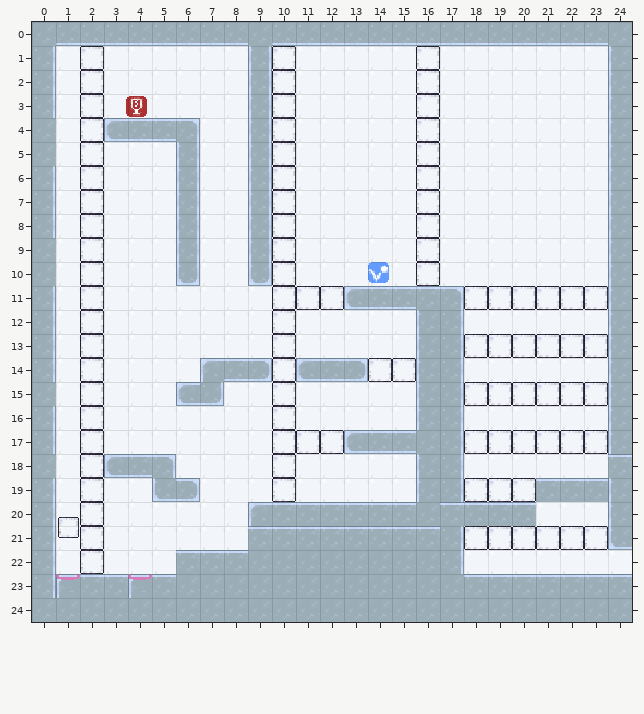
Tiled map -- assets/level7.tmx. Above is the file before it was changed.
Cells are 16x16 px. Shown: x 0..24, y 0..24.
New version:
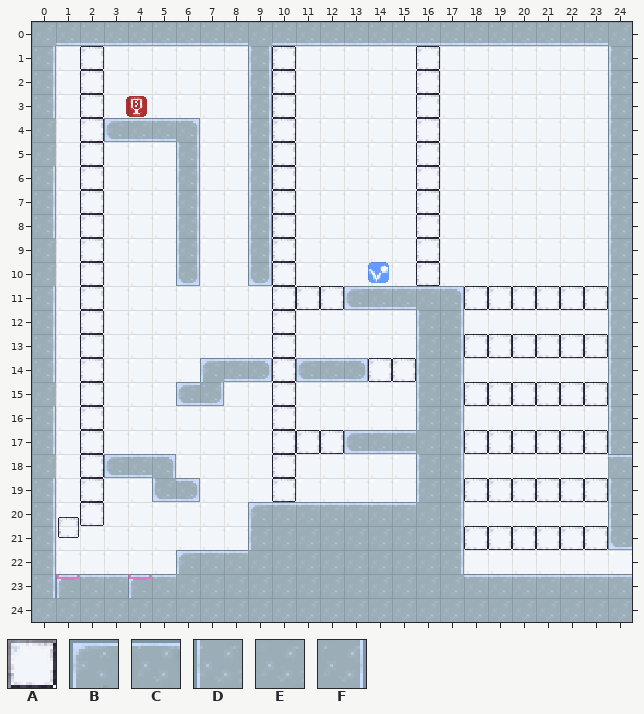
Key: from "tiles": A 0 "glass", B 1, C 2, D 7, E 8, F 9.
_ is an empty cell.
Tiles replaced or removed in this view: A, C.
See-through tiles are keyed as they look on the map.
From old to new:
Changed rows in their new state; . is an unchanged cell.
Layer "Tile Layer 2":
first column x 2:
19 ...................AAA
20 ...............F___...
21 _......DEEEEEEE.......
22 _...B.................
Pixel boxes of the changes (left, top, right, bottom) in both pictures:
changed: (248, 478, 608, 550)
removed: (80, 526, 104, 574)
changed: (176, 551, 200, 574)
